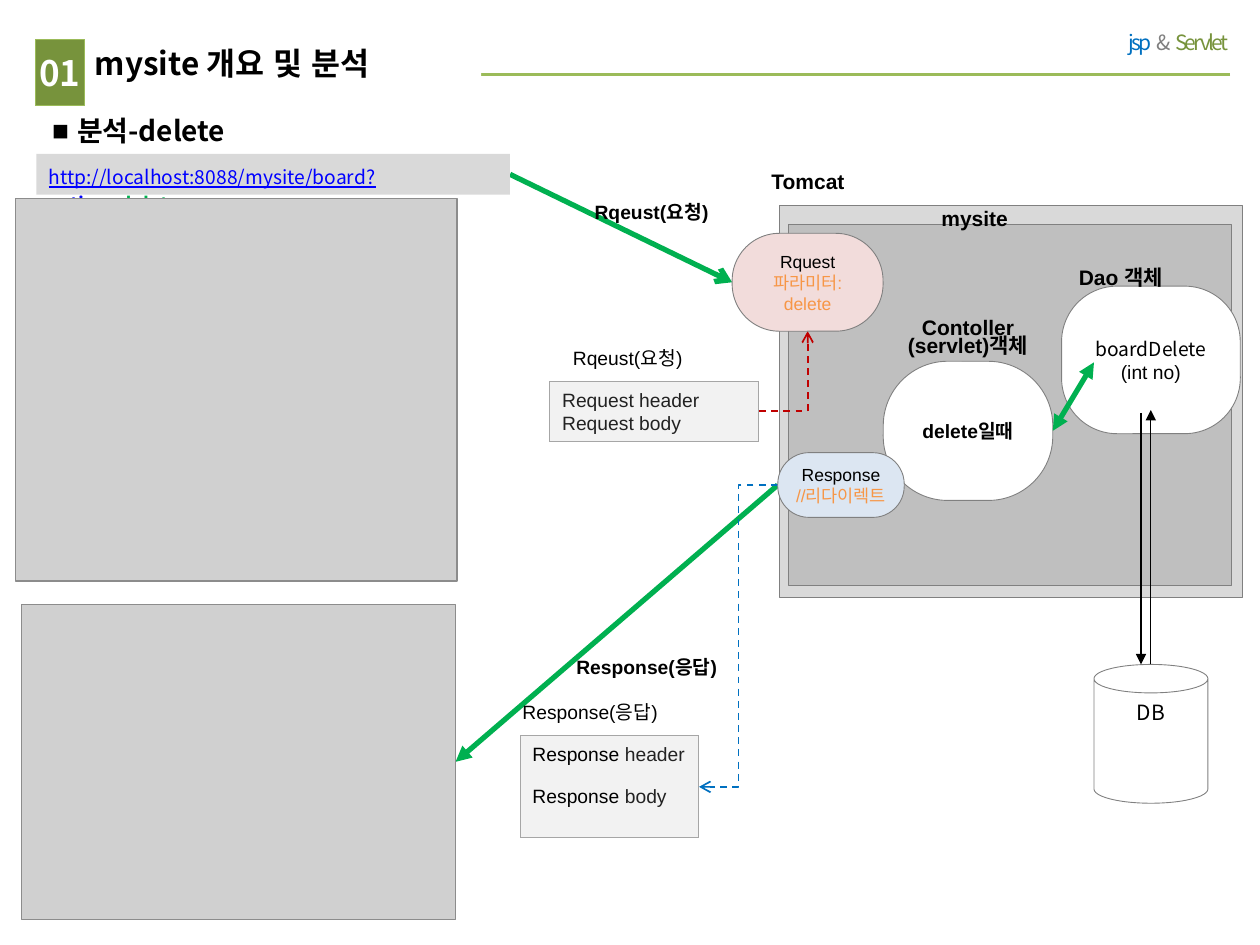
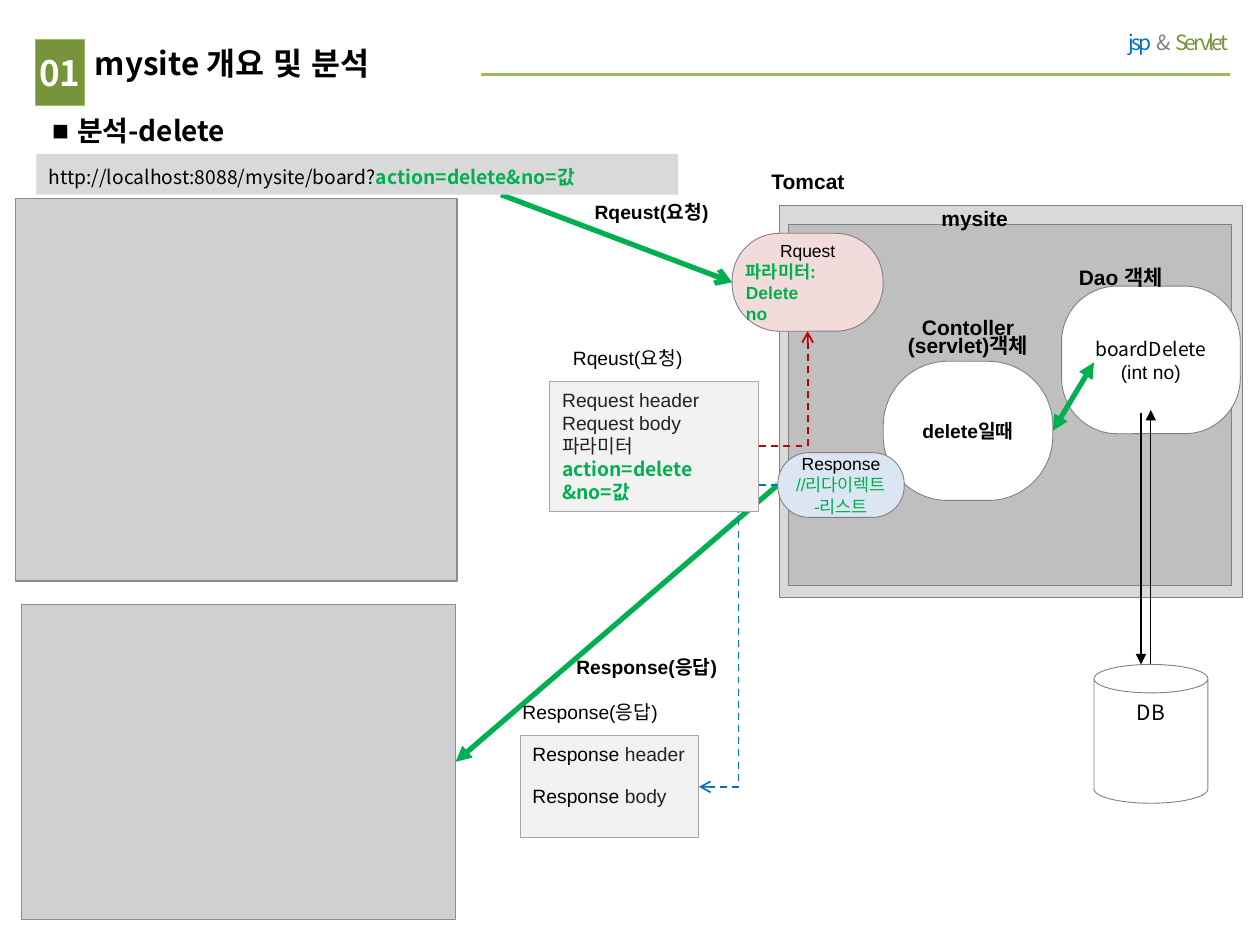
Before and after one commit to wonho951/mysite, a slide deck: slide 7 of mysite 그림.pptx. Drawn at 1260x945 pixels with LibreOffice and Linux fonts; fonts in the diff are those of the drawing; grey boxes stand for pictures. Boxes give left, top, right and bottom in pixels: in the first picture for what was removed or moved away, otherwise in the second. Text is boxed around its words. In the diff, an @@ line names an element or a change of style, - is before the commit and + after.

Commit message:
2021.07.21 board 그림

```diff
--- a/mysite 그림.pptx
+++ b/mysite 그림.pptx
@@ rectangle "http://localhost:8088/mysite/board?action=delete&no=값": place and size @@
-rectangle "http://localhost:8088/mysite/board?action=delete&no=값" at [37, 154, 510, 194]
+rectangle "http://localhost:8088/mysite/board?action=delete&no=값" at [37, 154, 678, 194]
@@ text in rectangle at [49, 168, 575, 189]: text changed; text colour #0000FF to #000000 @@
-http://localhost:8088/mysite/board?action=delete
+http://localhost:8088/mysite/board?action=delete&no=값
@@ arrow moved from (510, 174) - (732, 282) to (501, 195) - (732, 282) @@
@@ text in rounded rectangle at [746, 260, 816, 280]: text colour #F79646 to #00B050, bold on in "파라미터:"; alignment centre to left @@
@@ text in rounded rectangle at [746, 286, 798, 325]: text changed; text colour #F79646 to #00B050; bold on @@
-delete
+Delete
+no
@@ elbow arrow moved from (759, 412) - (808, 331) to (759, 446) - (808, 331) @@
@@ rectangle "Request header": place and size @@
-rectangle "Request header" at [549, 382, 759, 441]
+rectangle "Request header" at [549, 382, 759, 512]
@@ text in rectangle at [562, 433, 693, 501]: paragraphs added @@
+파라미터
+action=delete
+&no=값
@@ text in rounded rectangle at [796, 478, 886, 493]: text colour #F79646 to #00B050 in "//리다이렉트" @@
@@ text in rounded rectangle at [814, 499, 868, 515]: paragraph added @@
+-리스트
```
Also in this commit, not shown: 7 other slides changed.
